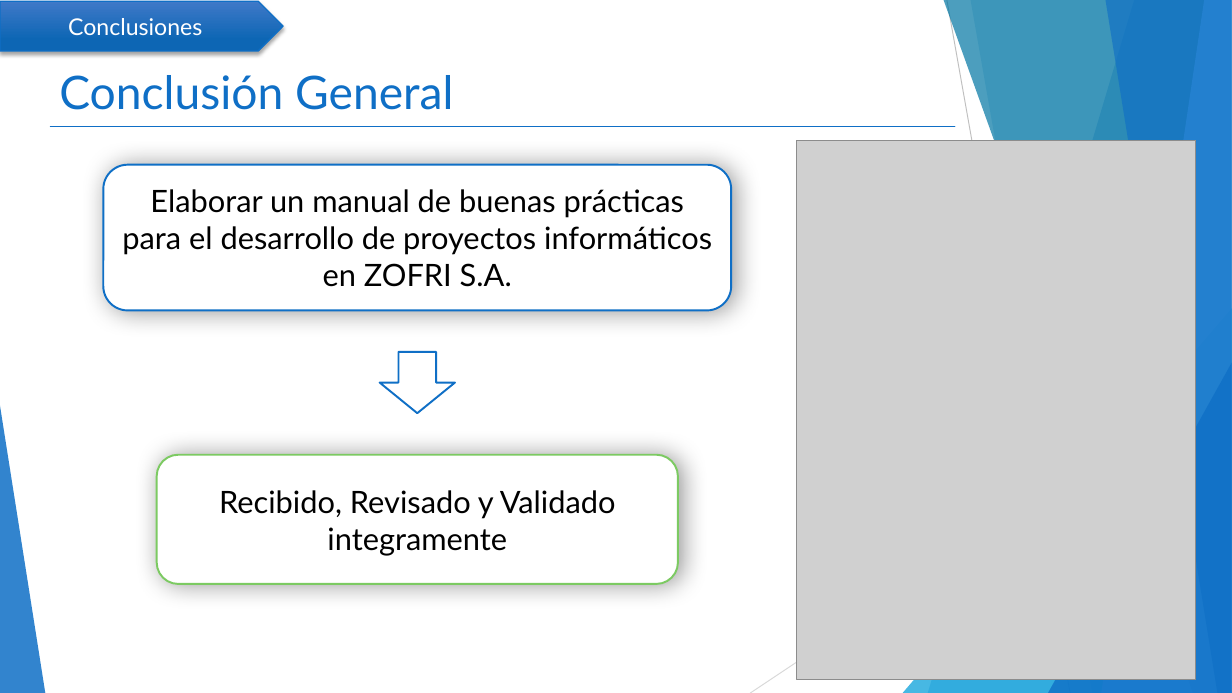
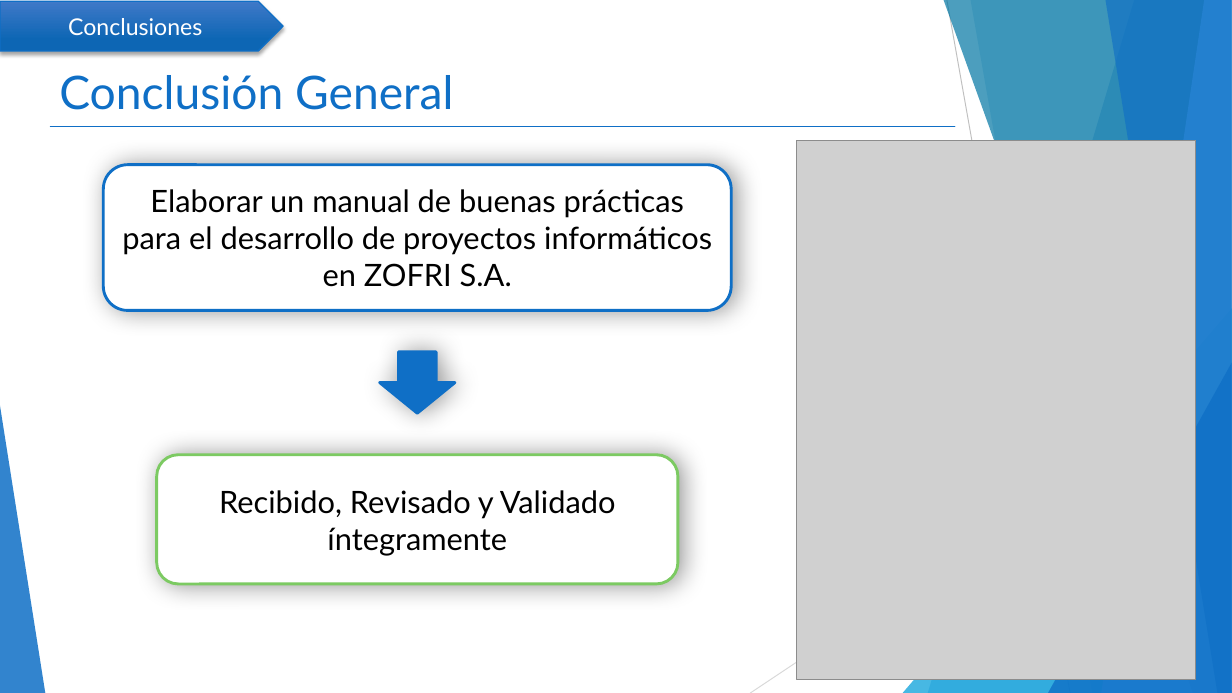
Before and after one commit to mcamara75/tituloUnap, a slide deck: slide 16 of 2018/TT IQQ 2018 Camara y Garay.pptx (slide 13 before the commit). Drawn at 1232x693 pixels with LibreOffice and Linux fonts; fonts in the diff are those of the drawing; grey boxes stand for pictures. Boxes give left, top, right and bottom in pixels: in the first picture for what was removed or moved away, otherwise in the second. Text is boxed around its words. In the diff, an @@ line names an element or a change of style, - is before the commit and + after.

```diff
--- a/2018/TT IQQ 2018 Camara y Garay.pptx
+++ b/2018/TT IQQ 2018 Camara y Garay.pptx
@@ right arrow at [379,352,454,413]: fill #FFFFFF to #0F6FC6; outline #0F6FC6 1.5 pt to #0F6FC6 2.25 pt; shadow on @@
@@ rounded rectangle "Recibido, Revisado y Validado íntegramente" at [157,455,678,584]: outline #7CCA62 1.5 pt to #7CCA62 2.25 pt @@
@@ text in rounded rectangle at [219,490,616,556]: text changed @@
-Recibido, Revisado y Validado integramente
+Recibido, Revisado y Validado íntegramente
```
Also in this commit, not shown: 4 other slides changed, 4 slides added, 1 slide removed.
